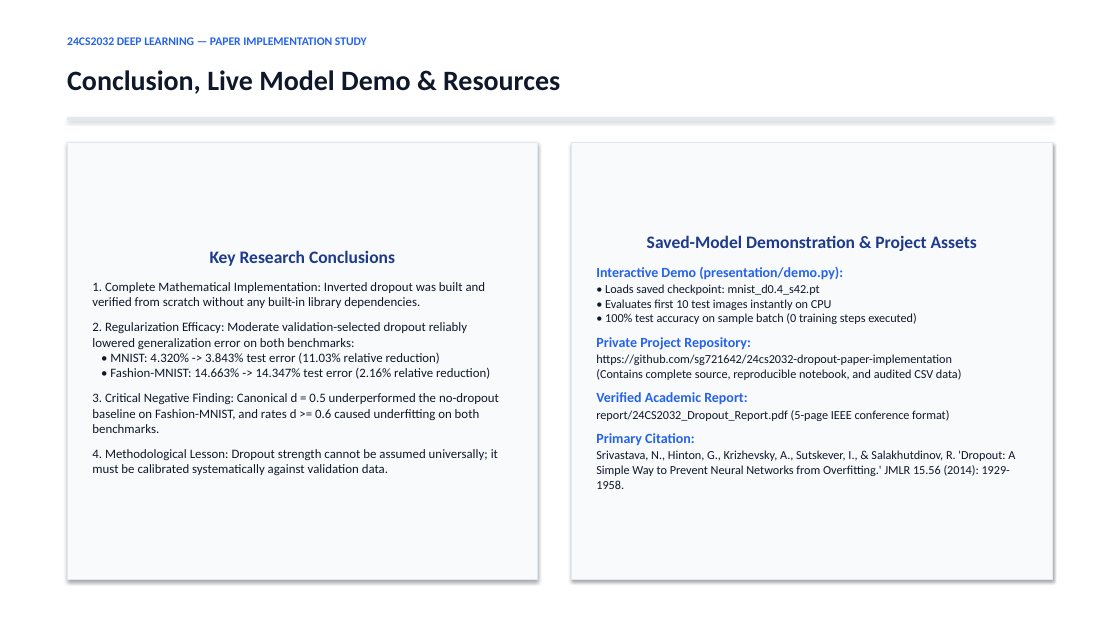
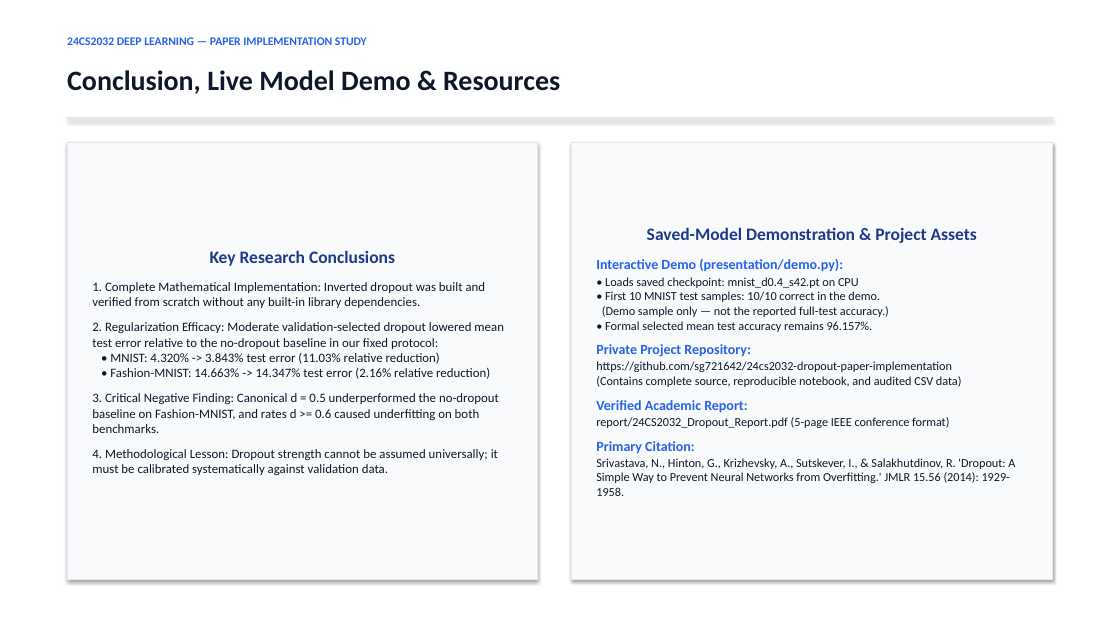
Before and after one commit to sg721642/24cs2032-dropout-paper-implementation, a slide deck: slide 8 of presentation/24CS2032_Dropout_Presentation.pptx. Drawn at 1120x630 pixels with LibreOffice and Linux fonts; fonts in the diff are those of the drawing. Boxes give left, top, right and bottom in pixels: in the first picture for what was removed or moved away, otherwise in the second. Text is boxed around its words. In the diff, an @@ line names an element or a change of style, - is before the commit and + after.

Commit message:
Refine presentation scientific wording and failure-case visuals

```diff
--- a/presentation/24CS2032_Dropout_Presentation.pptx
+++ b/presentation/24CS2032_Dropout_Presentation.pptx
@@ text in rectangle at (602, 277, 889, 332): text changed @@
-• Loads saved checkpoint: mnist_d0.4_s42.pt
-• Evaluates first 10 test images instantly on CPU
-• 100% test accuracy on sample batch (0 training steps executed)
+• Loads saved checkpoint: mnist_d0.4_s42.pt on CPU
+• First 10 MNIST test samples: 10/10 correct in the demo.
+(Demo sample only — not the reported full-test accuracy.)
+• Formal selected mean test accuracy remains 96.157%.
@@ text in rectangle at (92, 322, 504, 379): text changed @@
-2. Regularization Efficacy: Moderate validation-selected dropout reliably lowered generalization error on both benchmarks:
-• MNIST: 4.320% -> 3.843% test error (11.03% relative reduction)
-• Fashion-MNIST: 14.663% -> 14.347% test error (2.16% relative reduction)
+2. Regularization Efficacy: Moderate validation-selected dropout lowered mean test error relative to the no-dropout baseline in our fixed protocol:
+• MNIST: 4.320% -> 3.843% test error (11.03% relative reduction)
+• Fashion-MNIST: 14.663% -> 14.347% test error (2.16% relative reduction)
```
Also in this commit, not shown: 3 other slides changed, 3 other files.
